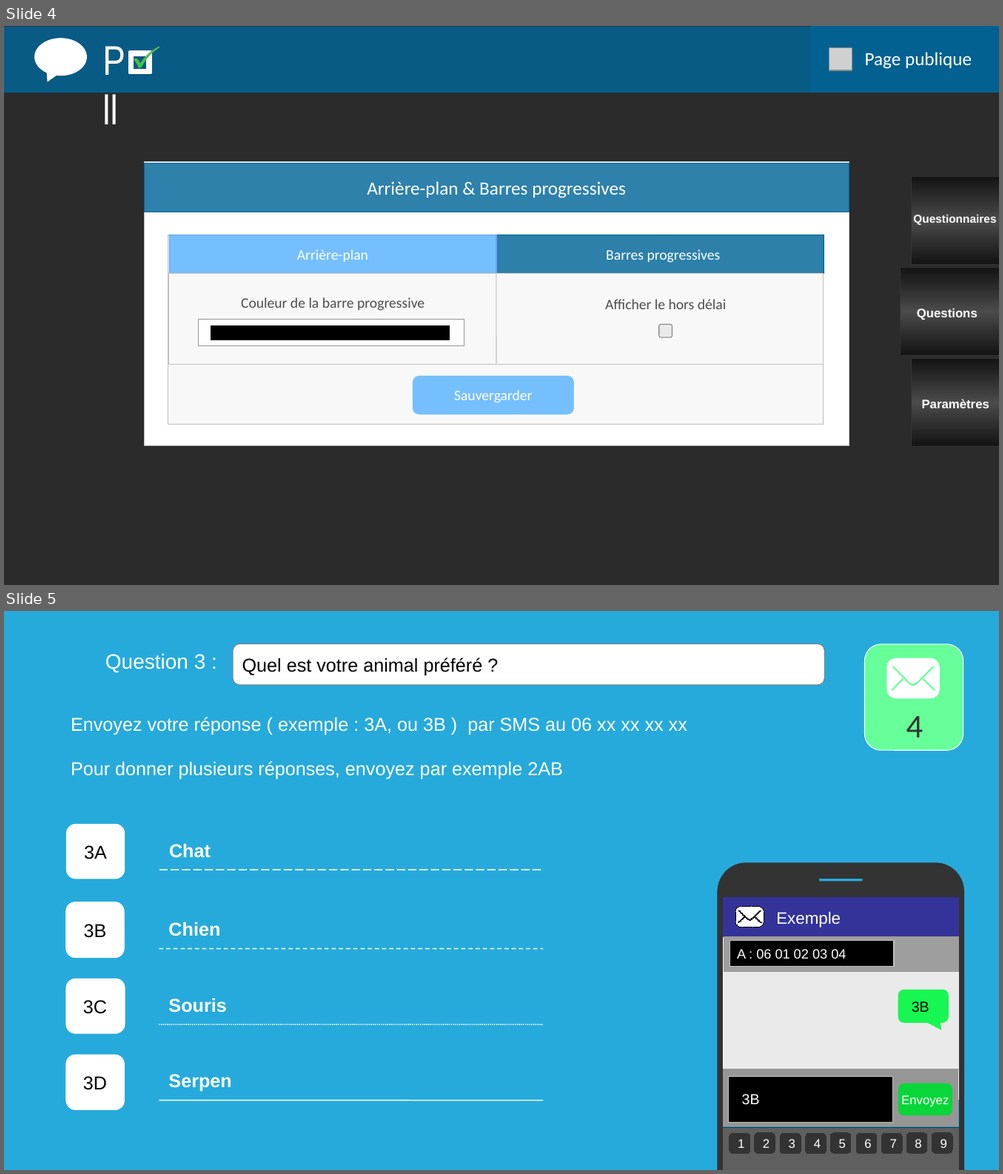
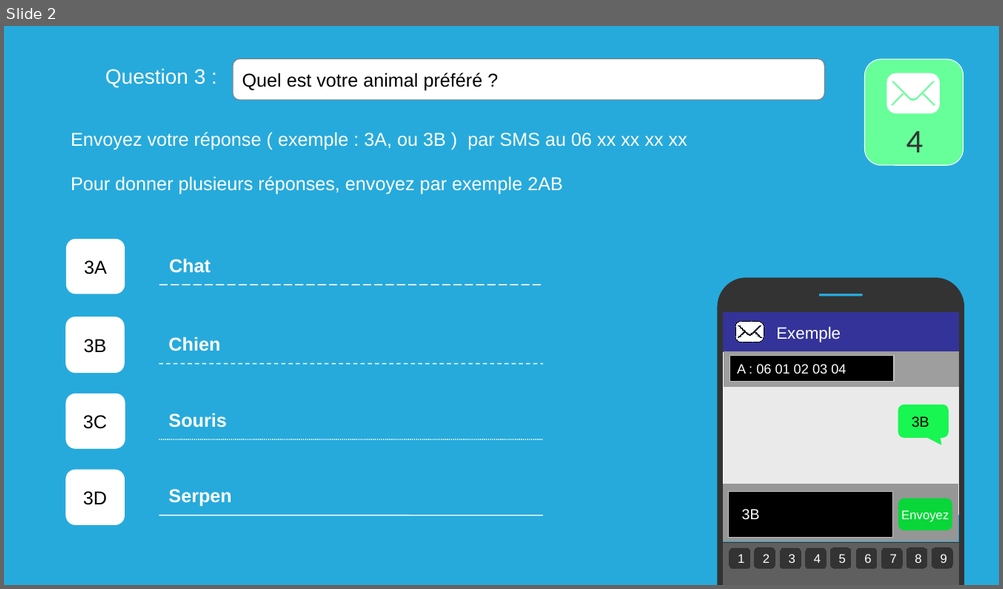
Before and after one commit to Airenn/Poll-Web, a slide deck: Poll-Web-master/maquette/maquette_page_parametre.ppt. Shown one above the other, each under a label of ours: slides 4 and 5 before the commit, slide 2 after it. The pictures are 1003x1174 and 1003x589 pixels, drawn with LibreOffice and Linux fonts; fonts in the diff are those of the drawing; grey boxes stand for pictures; background and template pictures are left out; a plain dark background stands for a picture behind light text. Boxes give left, top, right and bottom in pixels: in the first picture for what was removed or moved away, otherwise in the second. Text is boxed around its words. In the diff, an @@ line names an element or a change of style, - is before the commit and + after.

Commit message:
Revert "modif maquette_page_questionnaire"
This reverts commit 3beadceb197581269ff40eed9da7a0f8bb8bb503.

```diff
--- a/Poll-Web-master/maquette/maquette_page_parametre.ppt
+++ b/Poll-Web-master/maquette/maquette_page_parametre.ppt
@@ slide 4 removed at (4,26,999,585), background picture (left out) @@
@@ rectangle removed at (4,27,999,93) @@
@@ group removed at (34,39,159,124): 2 freeform shapes, 1 speech bubble, 1 text @@
-P ll
@@ rectangle removed at (811,26,999,93) @@
@@ picture removed at (828,47,852,70) @@
@@ text removed at (865,52,971,69) @@
-Page publique
@@ rectangle removed at (144,161,848,446) @@
@@ rectangle removed at (144,163,848,212) @@
@@ rectangle removed at (910,177,999,264) @@
@@ text removed at (367,181,626,198) @@
-Arrière-plan & Barres progressives
@@ text removed at (913,215,996,225) @@
-Questionnaires
@@ rectangle removed at (168,235,822,424) @@
@@ rectangle removed at (169,235,496,273) @@
-Arrière-plan
@@ rectangle removed at (496,235,823,273) @@
-Barres progressives
@@ rectangle removed at (899,267,999,355) @@
@@ text removed at (916,309,977,320) @@
-Questions
@@ group removed at (169,272,822,364): 3 rectangles, 2 texts, 1 line, 1 freeform shape @@
-Couleur de la barre progressive
-Afficher le hors délai
@@ rectangle removed at (910,358,999,446) @@
@@ rounded rectangle removed at (412,376,574,414) @@
-Sauvergarder
@@ text removed at (922,399,989,409) @@
-Paramètres
@@ what was slide 5 is now slide 2 @@
```
Also in this commit, not shown: 1 slide changed, 2 other slides removed.
